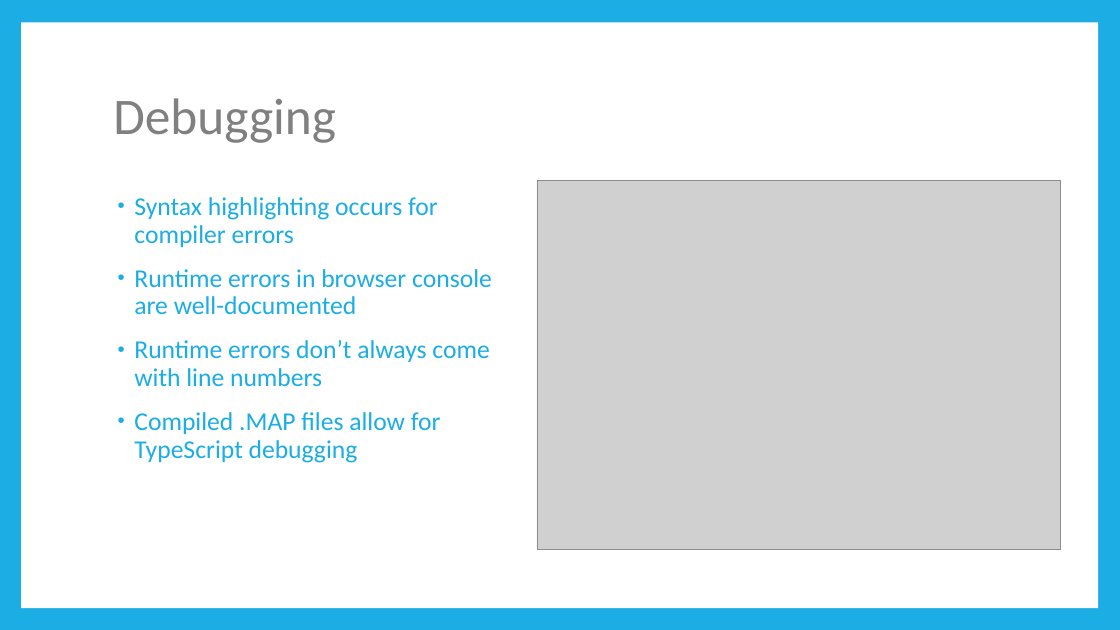
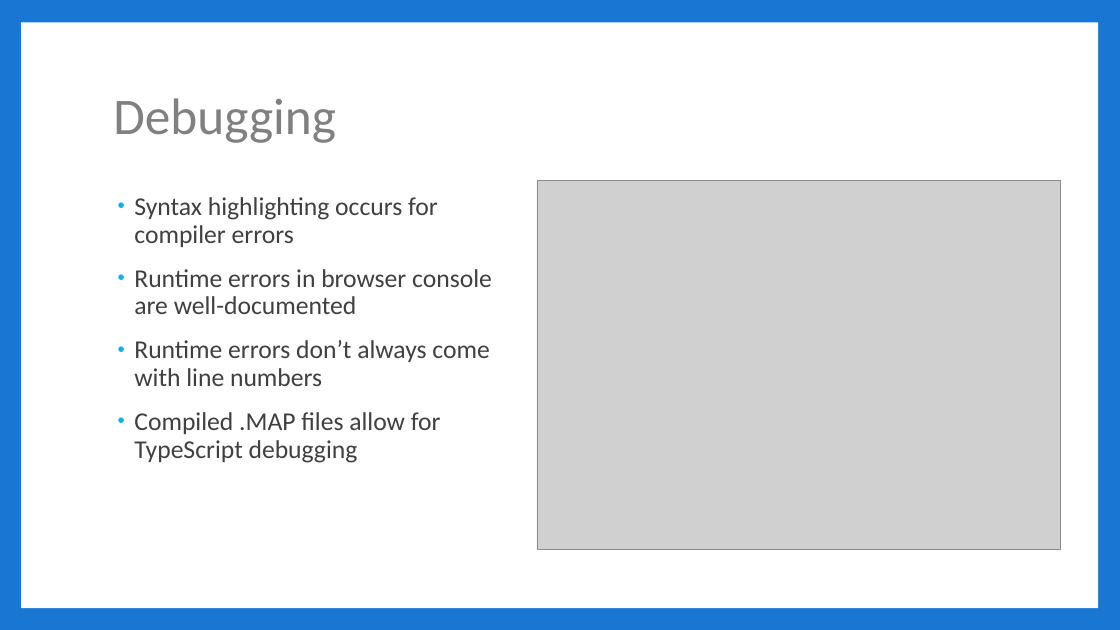
Before and after one commit to jbicks/angular2-demo, a slide deck: slide 9 of Angular2.pptx. Drawn at 1120x630 pixels with LibreOffice and Linux fonts; fonts in the diff are those of the drawing; grey boxes stand for pictures. Boxes give left, top, right and bottom in pixels: in the first picture for what was removed or moved away, otherwise in the second. Text is boxed around its words. In the diff, an @@ line names an element or a change of style, - is before the commit and + after.

```diff
--- a/Angular2.pptx
+++ b/Angular2.pptx
@@ background #1CADE4 to #1976D2 @@
@@ text "Syntax highlighting occurs for compiler ..." at [134,197,492,463]: text colour #1CADE4 to #404040 @@
```
Also in this commit, not shown: 13 other slides changed.
